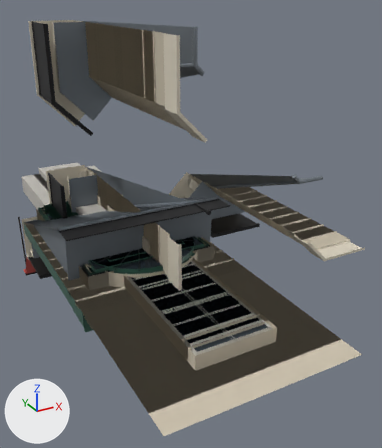
The glTF model public/assets/kit.glb: old version first, new version second.
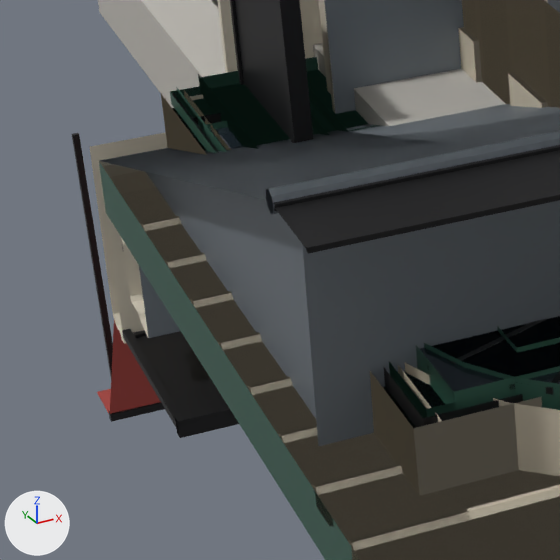
Each version is shown whole from a 50 mm lens placed at (-3.37, -10.84, 4.52), pointed at (1.21, -2.51, 0.35), then close up on the part from 1% to 31% of the width and 42% to 68% of the height. The axes (+X, +Y, +Z) are drawn at lower left. The lights are the same throughout. The last two pictures show the newer version. Where no turn or scale is listed for an object, it has been applied to the vertices.

The first close-up shows 'G_bay.door_arched.001', 'G_bay.door_rect.001', 'G_bay.shop_stone.001', 'G_bay.shop_wood.001', 'R_chimney.party.001', 'R_cornice_corner.pier.001', 'R_mansard.dormer_atelier.001', 'R_mansard.dormer_segment.001', 'R_ridge.cresting.001', 'SS_tall.window.001', 'balcony.continuous.001', 'balcony.corner.001' and 24 more.
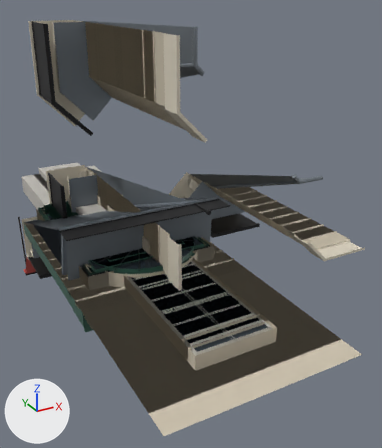
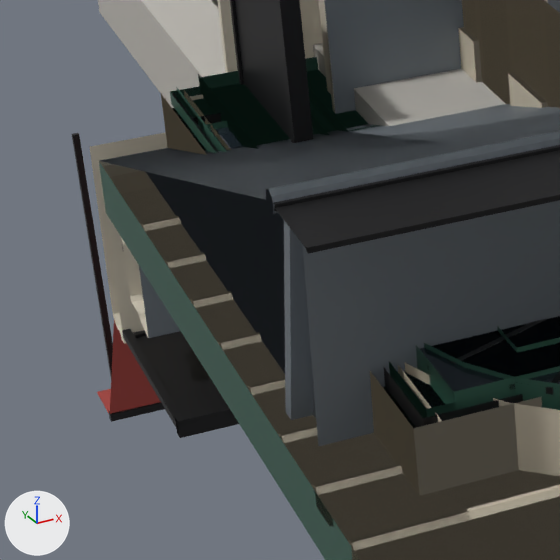
What changed in the scene script:
```text
Add me_r_mansard_dormer_studio:
    me_r_mansard_dormer_studio.from_pydata(...)  # 136 vertices, 168 faces; spans x -1.5..1.5, y -3.06..0.0, z -0.41..1.04
    # faces by material slot: [46, 44, 76, 2]
    me_r_mansard_dormer_studio.materials.append(mat_zinc)  # grey #7c848b
    me_r_mansard_dormer_studio.materials.append(mat_stone_trim)  # pale yellow #dad1bf
    me_r_mansard_dormer_studio.materials.append(mat_frame)  # light grey #e1ded4
    me_r_mansard_dormer_studio.materials.append(mat_glass)  # dark blue #303c45
Add ob_r_mansard_dormer_studio_001:
    ob_r_mansard_dormer_studio_001 = bpy.data.objects.new('R_mansard.dormer_studio.001', me_r_mansard_dormer_studio)
    ob_r_mansard_dormer_studio_001.location = (0.0, 0.0, 0.0)
```

Where the change shows, as pixel boxes (x1, y1, x2, y2) in the close-ups (560 x 560 px):
'R_mansard.dormer_studio.001', added
    after: (102, 154, 313, 420)
